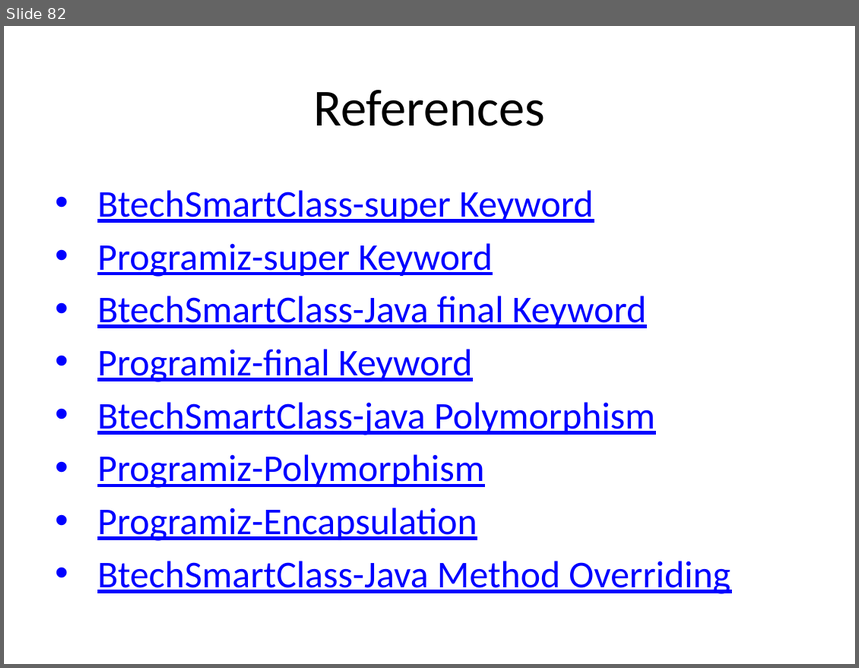
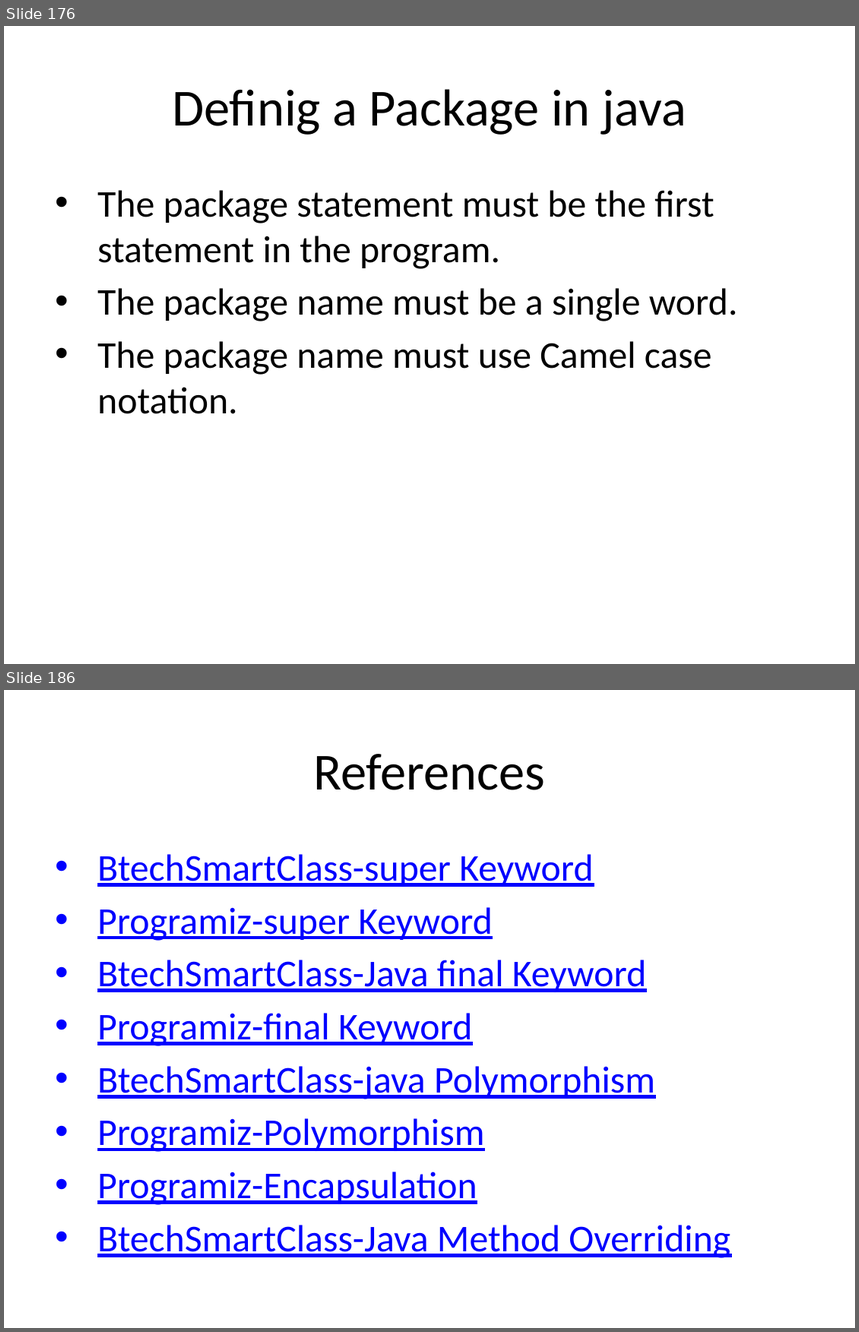
Before and after one commit to ucoruh/ce204-object-oriented-programming, a slide deck: docs/week-2/ce204-week-2.md_word.pptx. Shown one above the other, each under a label of ours: slide 82 before the commit, slides 176 and 186 after it; the slides between them are not shown. The pictures are 859x668 and 859x1332 pixels, drawn with LibreOffice and Linux fonts; fonts in the diff are those of the drawing. Boxes give left, top, right and bottom in pixels: in the first picture for what was removed or moved away, otherwise in the second. Text is boxed around its words. In the diff, an @@ line names an element or a change of style, - is before the commit and + after.

```diff
--- a/docs/week-2/ce204-week-2.md_word.pptx
+++ b/docs/week-2/ce204-week-2.md_word.pptx
@@ slide 176 added at box(4, 26, 855, 664), background #FFFFFF @@
@@ title added at box(172, 89, 686, 135), 44 pt, text #000000 @@
+Definig a Package in java
@@ text added at box(97, 190, 738, 414), 32 pt, text #000000 @@
+• The package statement must be the first statement in the program.
+• The package name must be a single word.
+• The package name must use Camel case notation.
@@ what was slide 82 is now slide 186 @@
```
Also in this commit, not shown: 103 other slides added, 6 other files.
